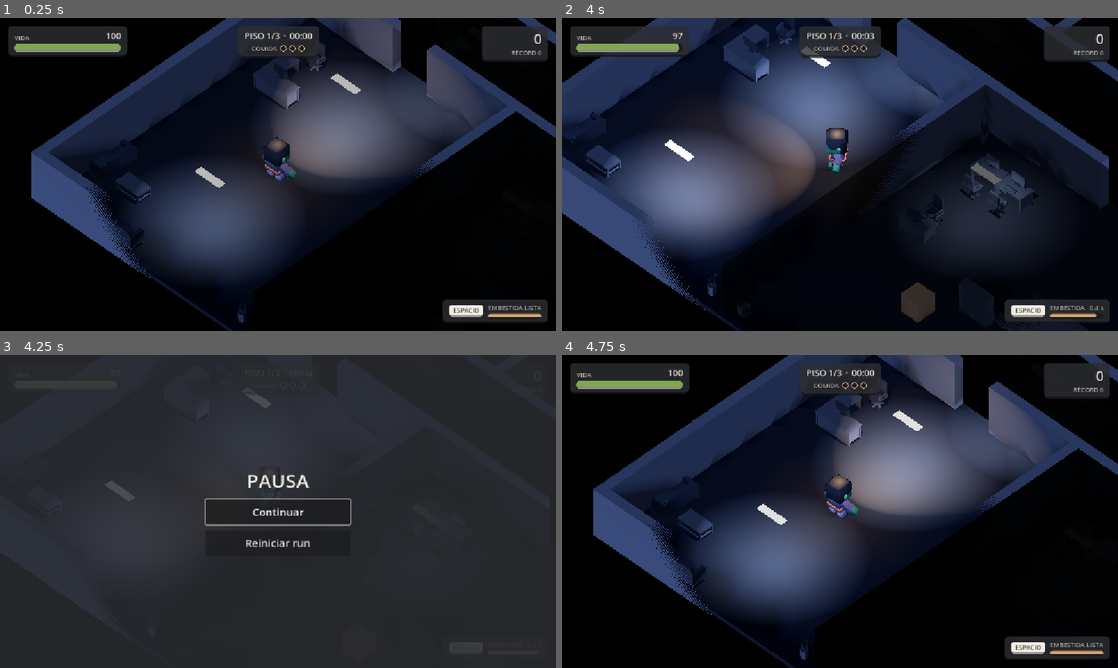
Above: before the commit, frames 1-4 (two rows, left to right).
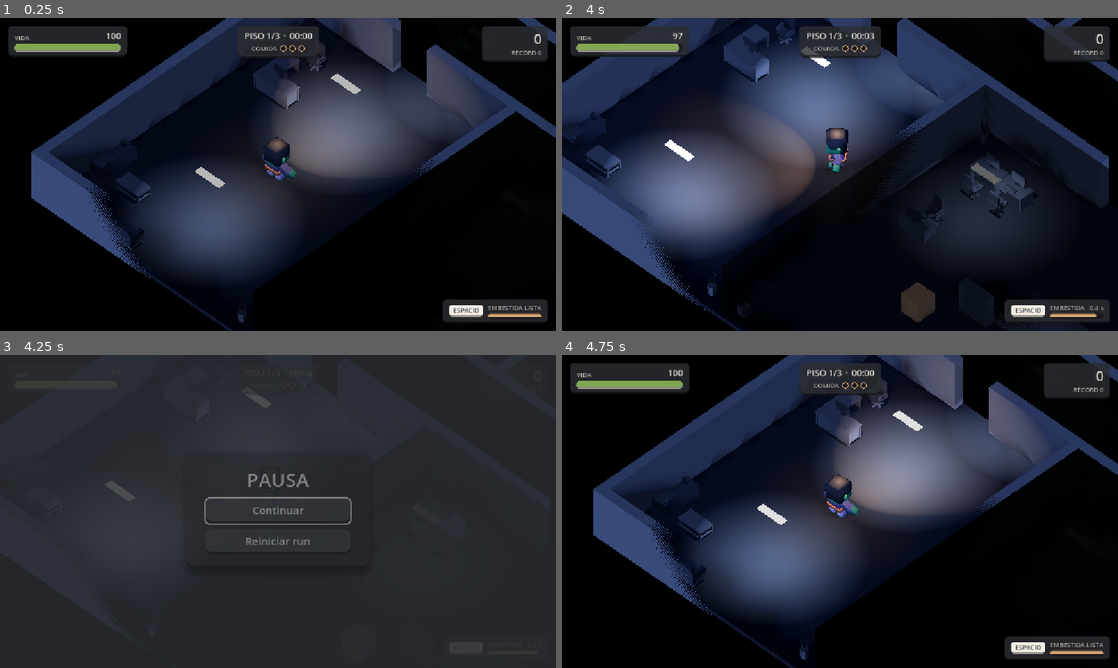
Above: after the commit, the same moments.

Repository: SofiaRubiano10/Zombivors_4to
Game: Godot game, scene res://main.tscn
The game is run twice, just before and just after one commit, with the same random seed, the same clock (stepped at 60 frames per second) and the same inputs.
Inputs:
- Up to frame 1 (0.25 s): no input
- Up to frame 2 (4 s): tap Enter at 0.5 s; hold D (move_right) 0.53-1.28 s; hold Shift (correr) 0.53-1.28 s; hold S (move_down) 1.28-2.03 s; tap Space (embestir) at 1.35 s; hold D (move_right) 2.03-2.78 s; tap E (interactuar) at 2.1 s; hold W (move_up) 2.78-3.53 s; tap F at 2.85 s; hold A (move_left) from 3.53 s (still down); tap G at 3.6 s
- Up to frame 3 (4.25 s): keep holding A (move_left); tap Escape (ui_cancel) at 4.15 s
- Up to frame 4 (4.75 s): release A (move_left) at 4.25 s; click "Reiniciar run" at 4.25 s

Frames 1-2 are identical in both runs. In frame 3, 1.0% of the frame differs, in the area x 36-64%, y 38-63%; in frame 4, nothing differs.

Commit message:
C7-06 menús con el mismo tema
Pausa, elección de mutación y fin de run usan el tema flat dentro de una
tarjeta con sombra que entra con un salto (PielFlat.tarjeta). La pausa repite
la entrada cada vez que se abre y, si se usan las texturas del pack, muestra el
crédito "Interfaz: SunGraphica" que pide su licencia.

Co-authored-by: Juan Rojano <178296646+Jero-Rojano@users.noreply.github.com>

Diff:
--- a/fin_run.gd
+++ b/fin_run.gd
@@ -4,6 +4,7 @@
 # Cuando la run termina (perdiste en cualquier piso, o escapaste del tercero) la
 # Partida la muestra en vez de reiniciar sola: pisos superados, humanos devorados,
 # puntaje total y, si toca, "NUEVO RÉCORD". Enter o el botón empiezan otra run.
+# Clase 7: el resumen va en una tarjeta con el tema flat (PielFlat.tarjeta).
 
 signal otra_vez
 
@@ -32,7 +33,7 @@
 	fondo.add_child(centro)
 	var columna = VBoxContainer.new()
 	columna.add_theme_constant_override("separation", 10)
-	centro.add_child(columna)
+	PielFlat.tarjeta(centro).add_child(columna)
 	etiqueta(columna, "¡ESCAPASTE DEL EDIFICIO!" if gano else "FIN DE LA RUN", 40, COMIDA if gano else PELIGRO)
 	if not gano:
 		etiqueta(columna, "(" + motivo + ")", 20, HUESO)
--- a/pantalla_mutaciones.gd
+++ b/pantalla_mutaciones.gd
@@ -3,6 +3,7 @@
 # Clase 5 - Tarea A (Juan Diego): la pantalla entre zonas. Sin arte: texto y
 # tres botones con mutaciones al azar. También se elige con las teclas 1, 2 y 3.
 # Funciona con el juego en pausa (process_mode Always).
+# Clase 7: va en una tarjeta con el tema flat (PielFlat.tarjeta).
 
 signal elegida(nombre)
 
@@ -38,7 +39,7 @@
 	fondo.add_child(centro)
 	var columna = VBoxContainer.new()
 	columna.add_theme_constant_override("separation", 14)
-	centro.add_child(columna)
+	PielFlat.tarjeta(centro).add_child(columna)
 	var titulo = Label.new()
 	titulo.text = "PISO " + str(numero_zona) + " SUPERADO\nElige una mutación"
 	titulo.horizontal_alignment = HORIZONTAL_ALIGNMENT_CENTER
--- a/pausa.gd
+++ b/pausa.gd
@@ -4,12 +4,15 @@
 # Escape (la acción ui_cancel) congela el juego y muestra Continuar / Reiniciar.
 # Solo mientras se juega: si la partida ya terminó, la pausa es de la Partida.
 # Reiniciar empieza una run nueva desde el Piso 1.
+# Clase 7: va en una tarjeta con el tema flat (PielFlat.tarjeta) que entra con un
+# salto al abrir y, si se usa el Flat Design UI Pack, da el crédito a su autor.
 
 const HUESO = Color(0.949, 0.929, 0.894)
 const FONDO = Color(0.169, 0.176, 0.192, 0.85)
 
 var fondo = null
 var continuar = null
+var tarjeta = null
 
 func _ready():
 	process_mode = Node.PROCESS_MODE_ALWAYS
@@ -25,9 +28,10 @@
 	var centro = CenterContainer.new()
 	centro.set_anchors_preset(Control.PRESET_FULL_RECT)
 	fondo.add_child(centro)
+	tarjeta = PielFlat.tarjeta(centro)
 	var columna = VBoxContainer.new()
 	columna.add_theme_constant_override("separation", 12)
-	centro.add_child(columna)
+	tarjeta.add_child(columna)
 	var titulo = Label.new()
 	titulo.text = "PAUSA"
 	titulo.horizontal_alignment = HORIZONTAL_ALIGNMENT_CENTER
@@ -36,6 +40,12 @@
 	columna.add_child(titulo)
 	continuar = boton(columna, "Continuar", cerrar)
 	boton(columna, "Reiniciar run", reiniciar)
+	if PielFlat.en_uso:
+		var credito = Label.new()
+		credito.text = "Interfaz: SunGraphica"
+		credito.theme_type_variation = &"LabelPequeno"
+		credito.horizontal_alignment = HORIZONTAL_ALIGNMENT_CENTER
+		columna.add_child(credito)
 
 func boton(padre, texto, accion):
 	var b = Button.new()
@@ -61,6 +71,7 @@
 
 func abrir():
 	visible = true
+	PielFlat.entrar(tarjeta)
 	get_tree().paused = true
 	continuar.grab_focus.call_deferred()
 
--- a/ui/piel_flat.gd
+++ b/ui/piel_flat.gd
@@ -15,6 +15,7 @@
 const CAJAS = {
 	"panel.png": [["PanelContainer", "panel"]],
 	"aviso.png": [["PanelAviso", "panel"]],
+	"panel_menu.png": [["PanelMenu", "panel"]],
 	"chip.png": [["PanelChip", "panel"]],
 	"tecla.png": [["PanelTecla", "panel"]],
 	"barra_fondo.png": [["ProgressBar", "background"], ["BarraRastro", "background"]],
@@ -28,6 +29,7 @@
 const MARGENES = {
 	"panel.png": 24,
 	"aviso.png": 24,
+	"panel_menu.png": 32,
 	"chip.png": 12,
 	"tecla.png": 10,
 	"barra_fondo.png": 8,
@@ -36,6 +38,8 @@
 	"boton_encima.png": 20,
 	"boton_pulsado.png": 20,
 }
+
+const TEMA = preload("res://ui/tema_flat.tres")
 
 static var aplicada = false
 static var en_uso = false
@@ -75,6 +79,27 @@
 		return null
 	return load(ruta) as Texture2D
 
+# Clase 7: los menús (pausa, mutaciones, fin de run) van en una tarjeta con el
+# tema, que entra con un pequeño salto. padre es el CenterContainer del menú.
+static func tarjeta(padre: Control) -> PanelContainer:
+	aplicar(TEMA)
+	padre.theme = TEMA
+	var t = PanelContainer.new()
+	t.theme_type_variation = &"PanelMenu"
+	padre.add_child(t)
+	# El tamaño se conoce al cuadro siguiente: el pivote se centra cuando cambia.
+	t.resized.connect(func(): t.pivot_offset = t.size * 0.5)
+	entrar(t)
+	return t
+
+# La entrada de la tarjeta; se puede repetir (la pausa la reusa cada vez).
+static func entrar(t: Control) -> void:
+	t.modulate.a = 0.0
+	t.scale = Vector2.ONE * 0.9
+	var tw = t.create_tween().set_parallel()
+	tw.tween_property(t, "modulate:a", 1.0, 0.18)
+	tw.tween_property(t, "scale", Vector2.ONE, 0.28).set_trans(Tween.TRANS_BACK).set_ease(Tween.EASE_OUT)
+
 # Iconos del HUD: res://ui/flat_ui/iconos/<nombre>.png, o null si no está.
 static func icono(nombre: String) -> Texture2D:
 	return cargar("iconos/" + nombre + ".png")
--- a/ui/tema_flat.tres
+++ b/ui/tema_flat.tres
@@ -19,6 +19,23 @@
 corner_radius_top_right = 10
 corner_radius_bottom_right = 10
 corner_radius_bottom_left = 10
+anti_aliasing_size = 0.8
+
+[sub_resource type="StyleBoxFlat" id="PanelMenu"]
+content_margin_left = 40.0
+content_margin_top = 28.0
+content_margin_right = 40.0
+content_margin_bottom = 32.0
+bg_color = Color(0.169, 0.176, 0.192, 0.97)
+border_width_bottom = 8
+border_color = Color(0.09, 0.094, 0.106, 1)
+corner_radius_top_left = 18
+corner_radius_top_right = 18
+corner_radius_bottom_right = 18
+corner_radius_bottom_left = 18
+shadow_color = Color(0, 0, 0, 0.35)
+shadow_size = 12
+shadow_offset = Vector2(0, 6)
 anti_aliasing_size = 0.8
 
 [sub_resource type="StyleBoxFlat" id="PanelAviso"]
@@ -177,6 +194,8 @@
 PanelContainer/styles/panel = SubResource("Panel")
 PanelAviso/base_type = &"PanelContainer"
 PanelAviso/styles/panel = SubResource("PanelAviso")
+PanelMenu/base_type = &"PanelContainer"
+PanelMenu/styles/panel = SubResource("PanelMenu")
 PanelChip/base_type = &"PanelContainer"
 PanelChip/styles/panel = SubResource("Chip")
 PanelTecla/base_type = &"PanelContainer"
Not shown, changed: ui/flat_ui/LEEME.txt
